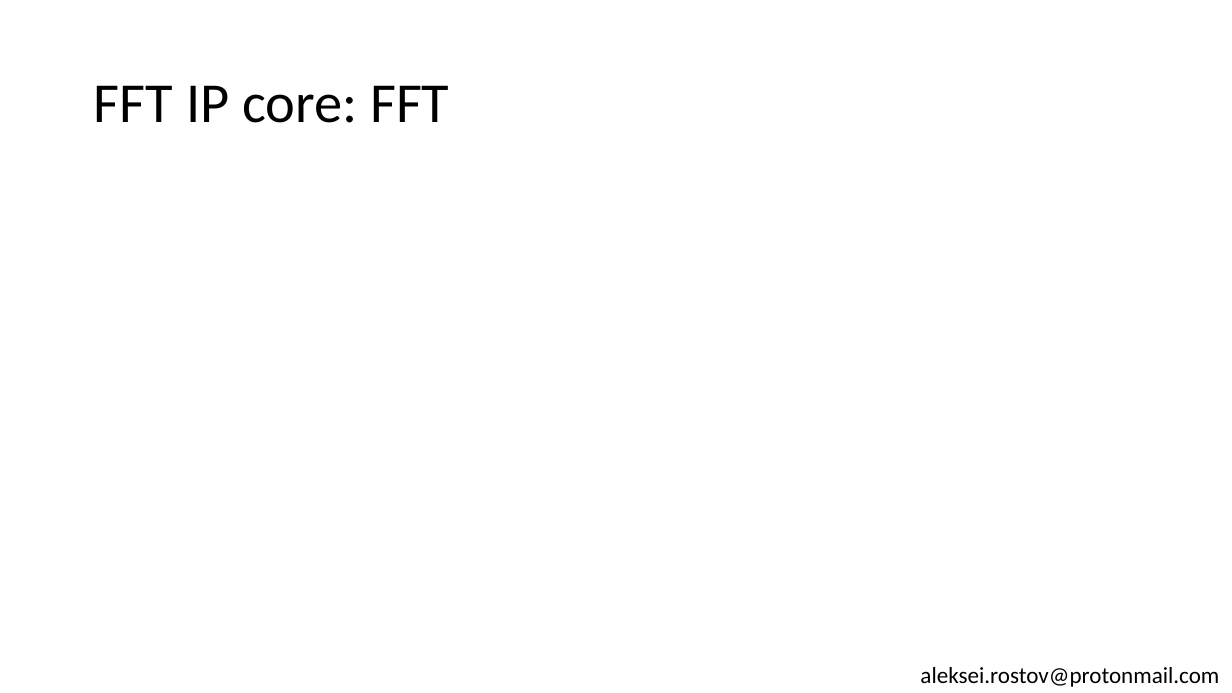
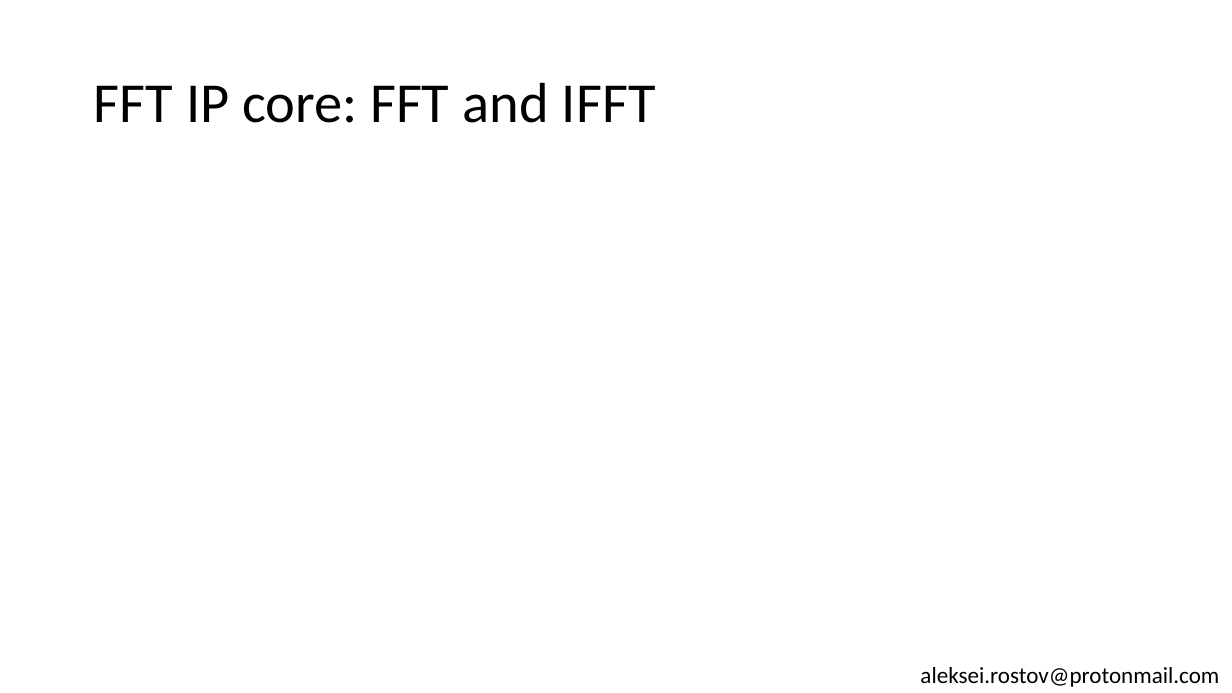
Before and after one commit to farbius/dsp_xilinx_ip, a slide deck: slide 8 of presentation/Xilinx IP cores for Digital Signal Processing.pptx. Drawn at 1232x693 pixels with LibreOffice and Linux fonts; fonts in the diff are those of the drawing. Boxes give left, top, right and bottom in pixels: in the first picture for what was removed or moved away, otherwise in the second. Text is boxed around its words. In the diff, an @@ line names an element or a change of style, - is before the commit and + after.

```diff
--- a/presentation/Xilinx IP cores for Digital Signal Processing.pptx
+++ b/presentation/Xilinx IP cores for Digital Signal Processing.pptx
@@ title at [94,82,656,123]: text changed @@
-FFT IP core: FFT
+FFT IP core: FFT and IFFT
```
Also in this commit, not shown: 2 other slides changed, 1 slide removed, 13 other files.
